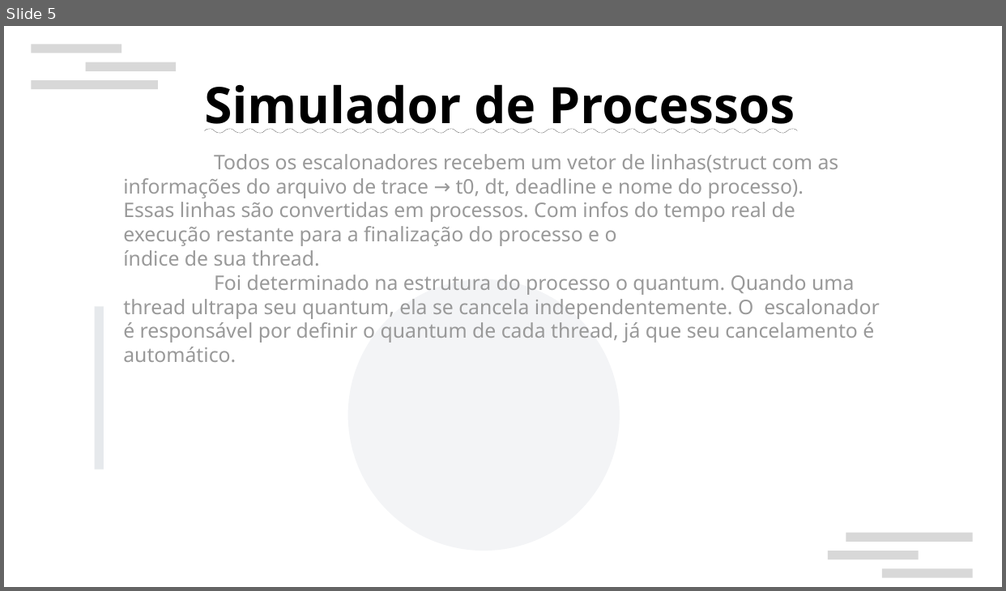
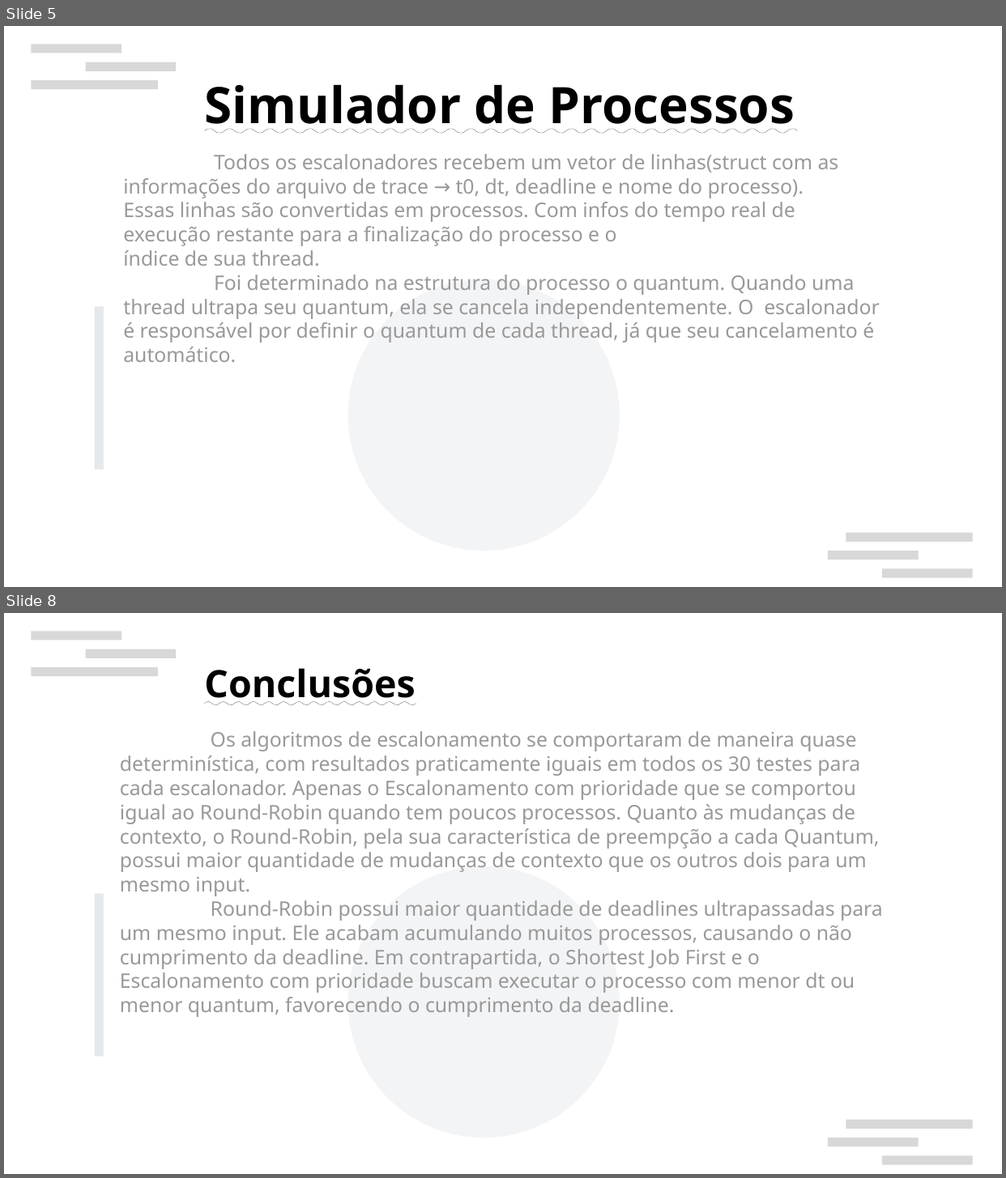
Before and after one commit to SisiBakaMuyo/mac0422, a slide deck: apresentacao.odp. Shown one above the other, each under a label of ours: slide 5 before the commit, slides 5 and 8 after it; the slides between them are not shown. The pictures are 1006x591 and 1006x1178 pixels, drawn with LibreOffice and Linux fonts; fonts in the diff are those of the drawing; background and template pictures are left out. Boxes give left, top, right and bottom in pixels: in the first picture for what was removed or moved away, otherwise in the second. Text is boxed around its words. In the diff, an @@ line names an element or a change of style, - is before the commit and + after.

```diff
--- a/apresentacao.odp
+++ b/apresentacao.odp
@@ slide 8 added at bbox=[4, 613, 1002, 1174], background #FFFFFF; not listed: 7 template elements that a slide beside it also shows @@
@@ text added at bbox=[204, 668, 415, 705], 30 pt, text #000000, bold, underline @@
+Conclusões
@@ text added at bbox=[120, 731, 883, 1017], 16 pt, text #999999 @@
+Os algoritmos de escalonamento se comportaram de maneira quase determinística, com resultados praticamente iguais em todos os 30 testes para cada escalonador. Apenas o Escalonamento com prioridade que se comportou igual ao Round-Robin quando tem poucos processos. Quanto às mudanças de contexto, o Round-Robin, pela sua característica de preempção a cada Quantum, possui maior quantidade de mudanças de contexto que os outros dois para um mesmo input.
+Round-Robin possui maior quantidade de deadlines ultrapassadas para um mesmo input. Ele acabam acumulando muitos processos, causando o não cumprimento da deadline. Em contrapartida, o Shortest Job First e o Escalonamento com prioridade buscam executar o processo com menor dt ou menor quantum, favorecendo o cumprimento da deadline.
@@ rectangle added at bbox=[95, 894, 104, 1057], fill #CED4DA at 50% opacity @@
```
Also in this commit, not shown: 2 slides changed, 2 other slides added, 1 slide removed, 17 other files.
